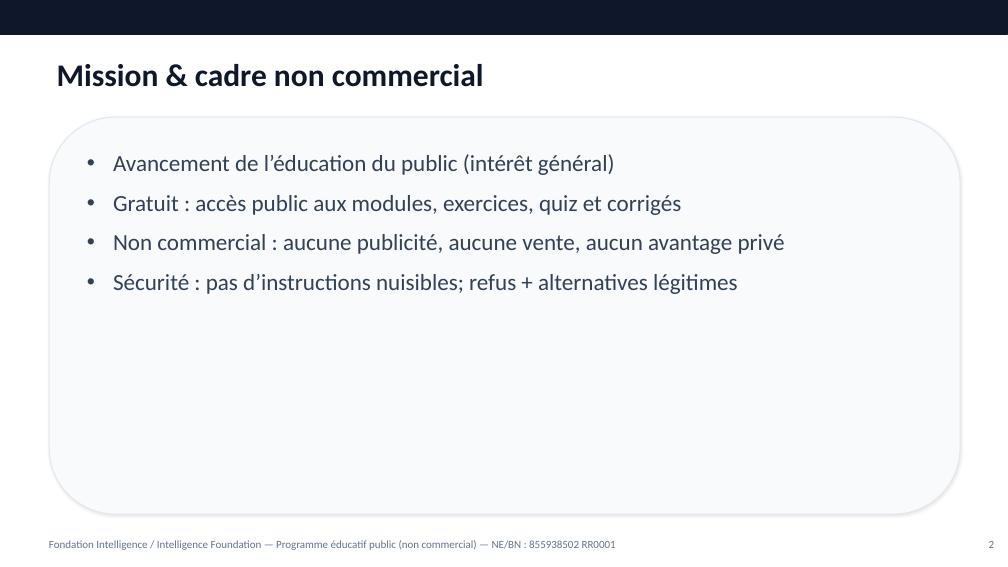
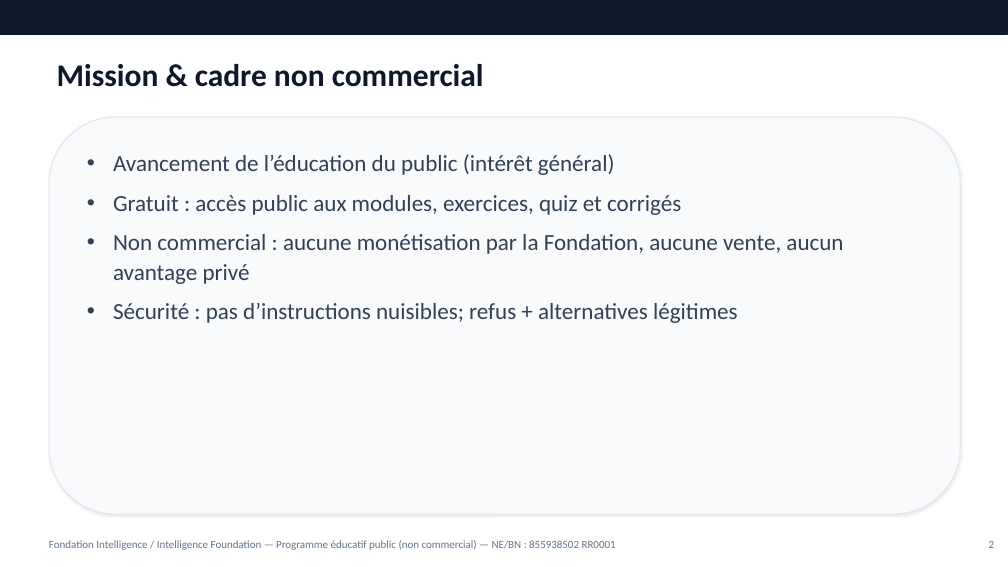
Before and after one commit to fondationintelligence/fondationintelligence.github.io, a slide deck: slide 3 of docs/slides_webinaire_litteratie_securite_IA.pptx (slide 2 before the commit). Drawn at 1008x567 pixels with LibreOffice and Linux fonts; fonts in the diff are those of the drawing. Boxes give left, top, right and bottom in pixels: in the first picture for what was removed or moved away, otherwise in the second. Text is boxed around its words. In the diff, an @@ line names an element or a change of style, - is before the commit and + after.

```diff
--- a/docs/slides_webinaire_litteratie_securite_IA.pptx
+++ b/docs/slides_webinaire_litteratie_securite_IA.pptx
@@ text at [113,234,843,284]: text changed @@
-• Non commercial : aucune publicité, aucune vente, aucun avantage privé
+• Non commercial : aucune monétisation par la Fondation, aucune vente, aucun avantage privé
```
Also in this commit, not shown: 1 slide added, 1 other file.
